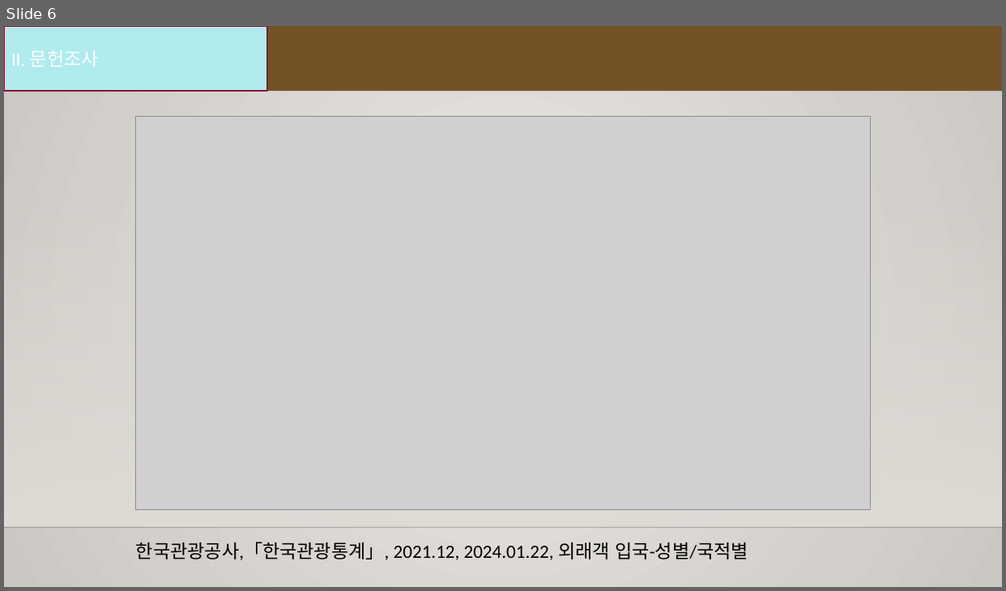
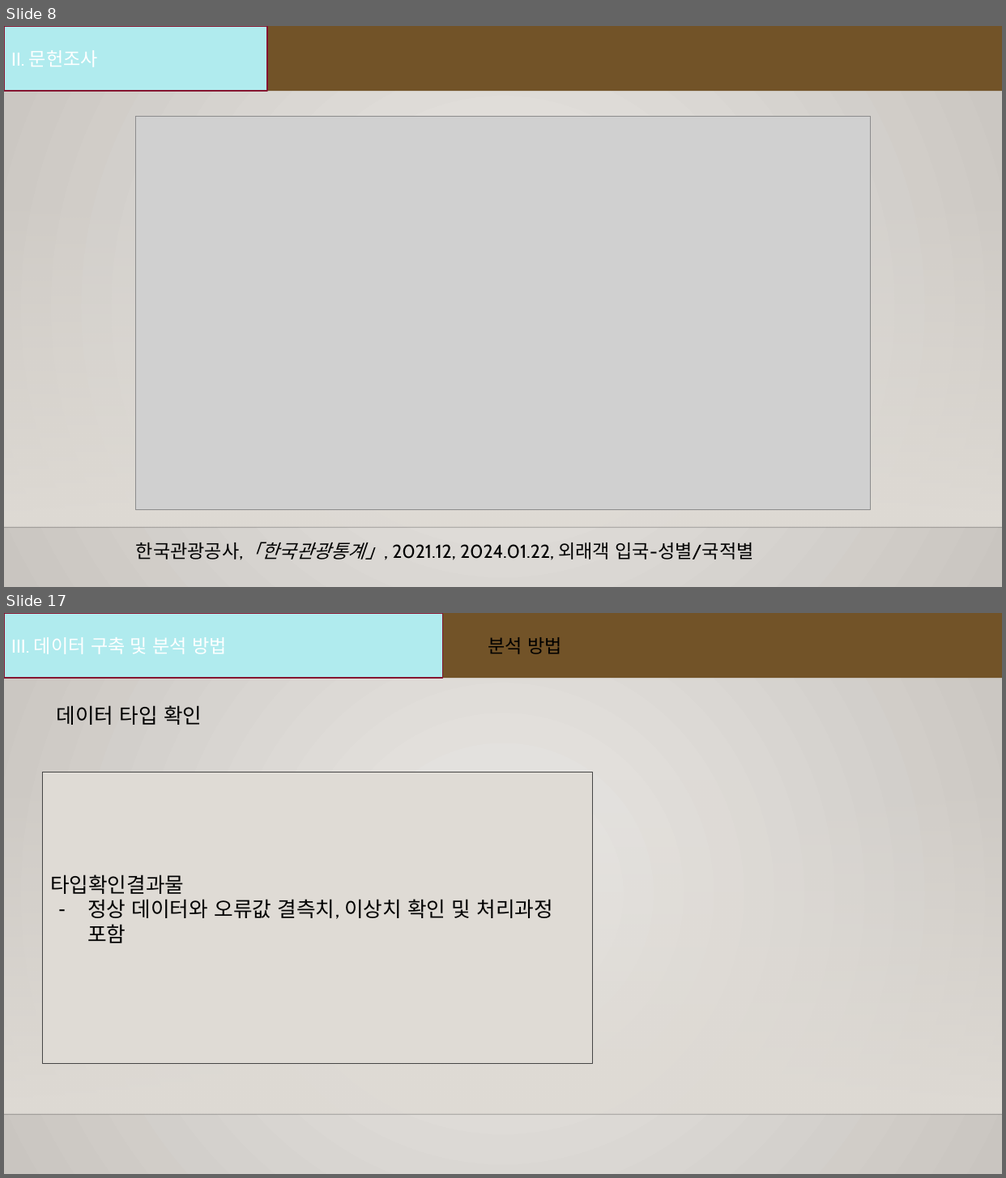
Before and after one commit to hyk2202/semi_project_2, a slide deck: Semi project.pptx. Shown one above the other, each under a label of ours: slide 6 before the commit, slides 8 and 17 after it; the slides between them are not shown. The pictures are 1006x591 and 1006x1178 pixels, drawn with LibreOffice and Linux fonts; fonts in the diff are those of the drawing; grey boxes stand for pictures; background and template pictures are left out. Boxes give left, top, right and bottom in pixels: in the first picture for what was removed or moved away, otherwise in the second. Text is boxed around its words. In the diff, an @@ line names an element or a change of style, - is before the commit and + after.

```diff
--- a/Semi project.pptx
+++ b/Semi project.pptx
@@ slide 17 added at (x1=4, y1=613, x2=1002, y2=1174), background gradient #EBE9E6 to #C9C5C0; not listed: 2 template elements that a slide beside it also shows @@
@@ rectangle added at (x1=4, y1=613, x2=1002, y2=678), fill #725328 @@
@@ rectangle added at (x1=4, y1=613, x2=443, y2=678), fill #B0EBEE, outline #851530 1.25 pt, 18 pt, text #FFFFFF @@
+III. 데이터 구축 및 분석 방법
@@ text added at (x1=488, y1=637, x2=562, y2=654), 18 pt, text #000000 @@
+  분석 방법
@@ text added at (x1=56, y1=705, x2=202, y2=725), 20 pt, text #000000 @@
+데이터 타입 확인
@@ rectangle added at (x1=43, y1=772, x2=593, y2=1063), fill #DFDBD5, outline #454545 0.75 pt, 20 pt, text #000000 @@
+타입확인결과물
+– 정상 데이터와 오류값 결측치, 이상치 확인 및 처리과정 포함
@@ what was slide 6 is now slide 8 @@
@@ slide 8 changed as well @@
@@ background gradient #ECEAE7 to #CAC7C1 to gradient #EBE9E6 to #C9C5C0 @@
@@ rectangle "II. 문헌조사" at (x1=4, y1=26, x2=267, y2=91): font Calibri to Cabin; outline #871631 1.25 pt to #851530 1.25 pt @@
@@ text "한국관광공사,「한국관광통계」, 2021.12, 2024.01.22, 외래객 입국-성별/국적별" at (x1=136, y1=542, x2=754, y2=561): font Calibri to Cabin; italic on in "한국관광공사,「한국관광통계」," @@
```
Also in this commit, not shown: 5 other slides changed, 18 other slides added, 9 other files.
